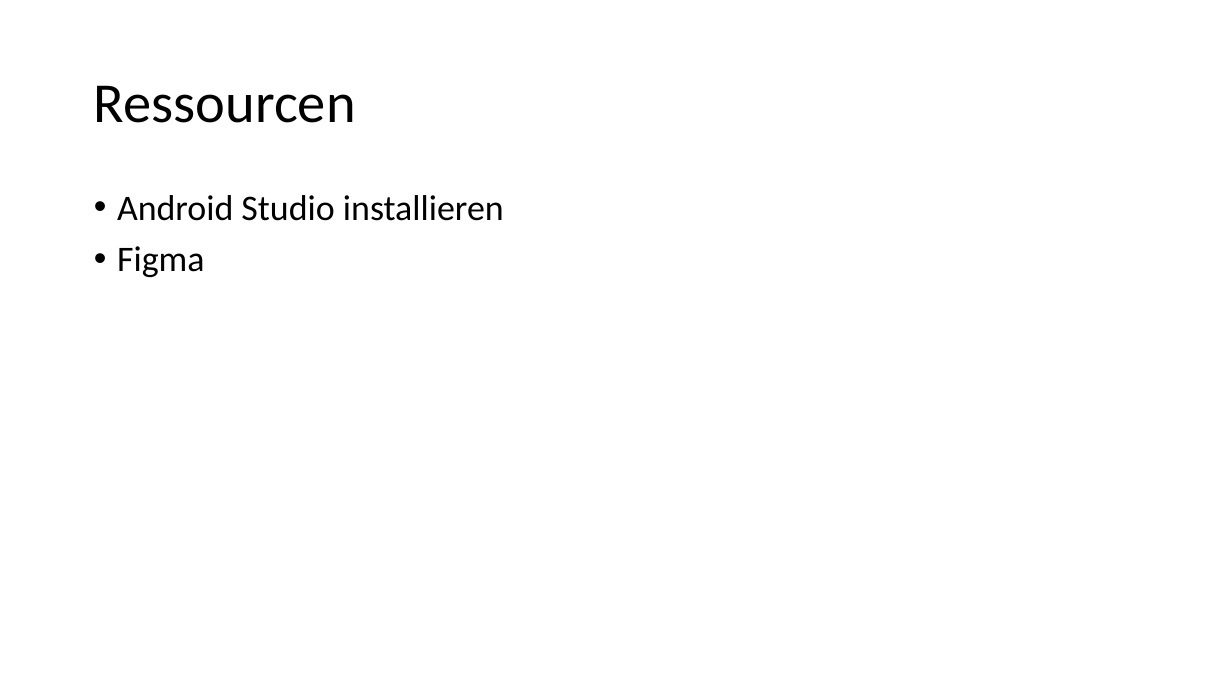
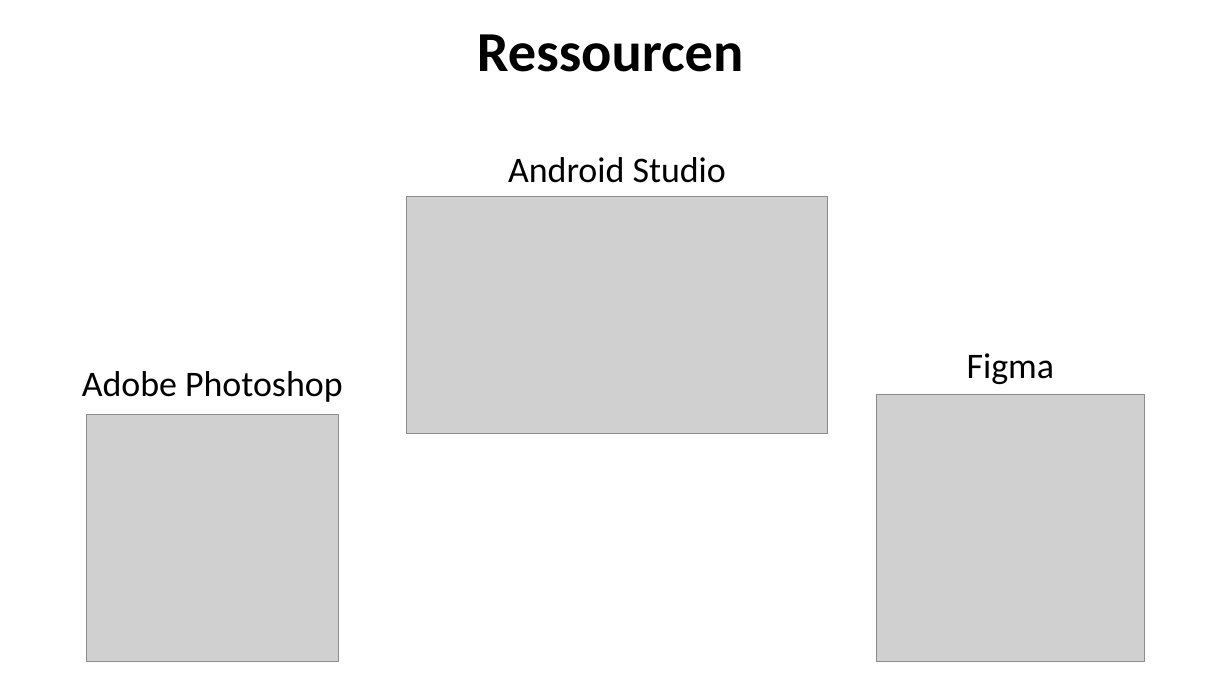
Before and after one commit to TarekAlbrijawi030/LFUP, a slide deck: slide 6 of LFÜP.pptx (slide 8 before the commit). Drawn at 1232x693 pixels with LibreOffice and Linux fonts; fonts in the diff are those of the drawing; grey boxes stand for pictures. Boxes give left, top, right and bottom in pixels: in the first picture for what was removed or moved away, otherwise in the second. Text is boxed around its words. In the diff, an @@ line names an element or a change of style, - is before the commit and + after.

```diff
--- a/LFÜP.pptx
+++ b/LFÜP.pptx
@@ title "Ressourcen": place and size @@
-title "Ressourcen" at box(94, 85, 356, 123)
+title "Ressourcen" at box(477, 34, 743, 72)
@@ title "Ressourcen" at box(477, 34, 743, 72): bold on @@
@@ text added at box(508, 157, 726, 183), 28 pt, text #000000 @@
+Android Studio
@@ text at box(117, 195, 504, 221): paragraph removed @@
-• Android Studio installieren
@@ picture added at box(406, 196, 828, 433) @@
@@ text "Figma": place and size @@
-text "Figma" at box(117, 195, 504, 277)
+text "Figma" at box(967, 353, 1055, 384)
@@ text "Figma" at box(967, 353, 1055, 384): alignment left to centre; bullet • to none; line spacing 0.9 to 0.8 @@
@@ text added at box(82, 371, 343, 402), 28 pt, text #000000 @@
+Adobe Photoshop
@@ picture added at box(86, 414, 338, 661) @@
@@ picture added at box(877, 394, 1145, 661) @@
```
Also in this commit, not shown: 4 other slides changed, 16 slides added, 5 slides removed.
